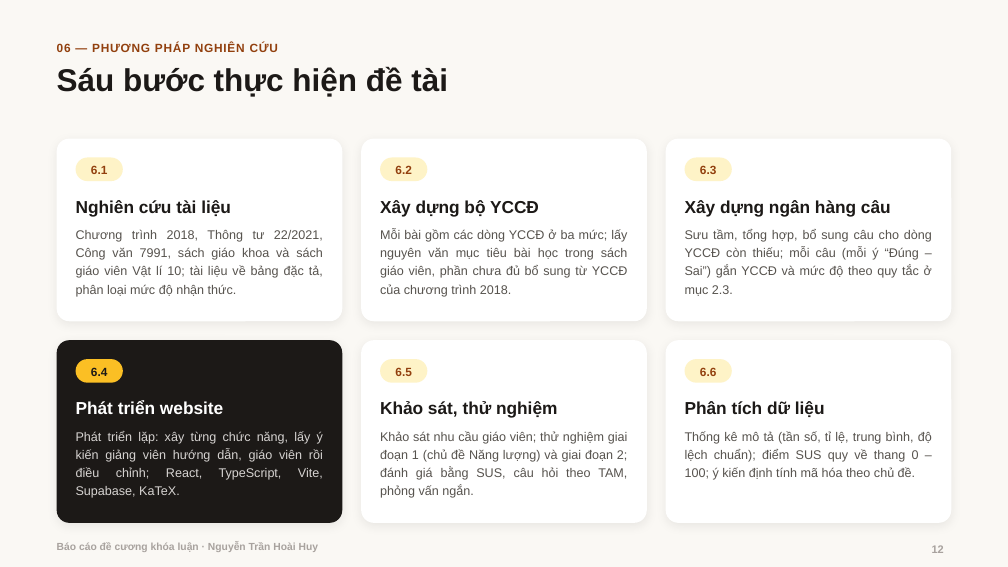
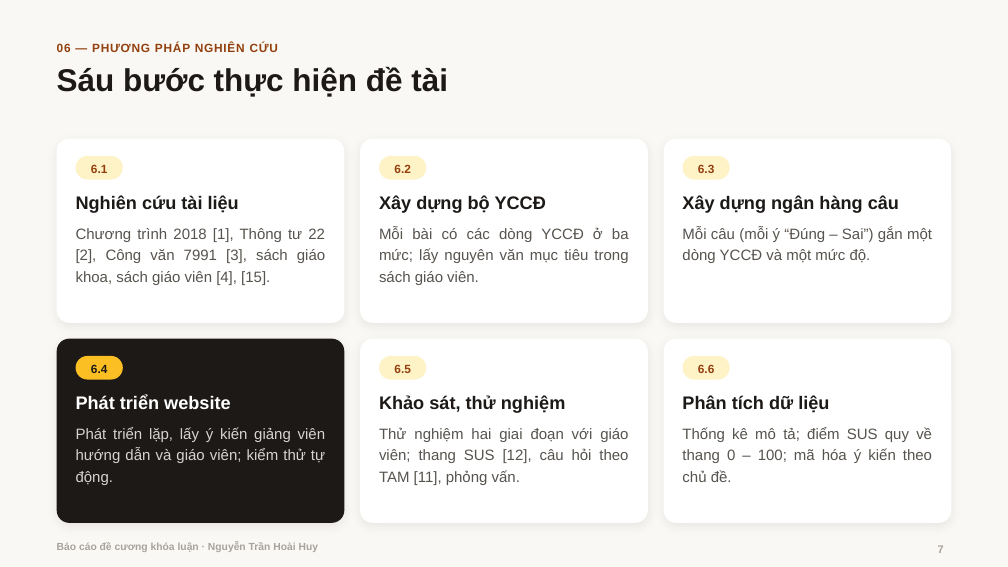
Before and after one commit to hoaihuy2609/kltn, a slide deck: slide 7 of tai-ve/Bao_cao_de_cuong.pptx (slide 12 before the commit). Drawn at 1008x567 pixels with LibreOffice and Linux fonts; fonts in the diff are those of the drawing; background and template pictures are left out. Boxes give left, top, right and bottom in pixels: in the first picture for what was removed or moved away, otherwise in the second. Text is boxed around its words. In the diff, an @@ line names an element or a change of style, - is before the commit and + after.

```diff
--- a/tai-ve/Bao_cao_de_cuong.pptx
+++ b/tai-ve/Bao_cao_de_cuong.pptx
@@ text at bbox=[76, 228, 325, 285]: text changed; size 12 to 14.3 pt @@
-Chương trình 2018, Thông tư 22/2021, Công văn 7991, sách giáo khoa và sách giáo viên Vật lí 10; tài liệu về bảng đặc tả, phân loại mức độ nhận thức.
+Chương trình 2018 [1], Thông tư 22 [2], Công văn 7991 [3], sách giáo khoa, sách giáo viên [4], [15].
@@ text at bbox=[379, 226, 629, 285]: text changed; size 12 to 14.3 pt @@
-Mỗi bài gồm các dòng YCCĐ ở ba mức; lấy nguyên văn mục tiêu bài học trong sách giáo viên, phần chưa đủ bổ sung từ YCCĐ của chương trình 2018.
+Mỗi bài có các dòng YCCĐ ở ba mức; lấy nguyên văn mục tiêu trong sách giáo viên.
@@ text at bbox=[682, 226, 932, 263]: text changed; size 12 to 14.3 pt @@
-Sưu tầm, tổng hợp, bổ sung câu cho dòng YCCĐ còn thiếu; mỗi câu (mỗi ý “Đúng – Sai”) gắn YCCĐ và mức độ theo quy tắc ở mục 2.3.
+Mỗi câu (mỗi ý “Đúng – Sai”) gắn một dòng YCCĐ và một mức độ.
@@ proportions changed in 6 elements at bbox=[360, 138, 648, 323], bbox=[360, 339, 648, 523], bbox=[664, 138, 952, 323], bbox=[664, 339, 952, 523], bbox=[57, 138, 345, 323], bbox=[57, 339, 345, 523] @@
@@ size 16.5 to 17.3 pt in 6 elements at bbox=[379, 195, 546, 213], bbox=[76, 195, 239, 213], bbox=[682, 195, 899, 213], bbox=[379, 395, 565, 413], bbox=[76, 395, 231, 409], bbox=[682, 395, 829, 413] @@
@@ text at bbox=[76, 427, 325, 485]: text changed; size 12 to 14.3 pt @@
-Phát triển lặp: xây từng chức năng, lấy ý kiến giảng viên hướng dẫn, giáo viên rồi điều chỉnh; React, TypeScript, Vite, Supabase, KaTeX.
+Phát triển lặp, lấy ý kiến giảng viên hướng dẫn và giáo viên; kiểm thử tự động.
@@ text at bbox=[379, 427, 628, 485]: text changed; size 12 to 14.3 pt @@
-Khảo sát nhu cầu giáo viên; thử nghiệm giai đoạn 1 (chủ đề Năng lượng) và giai đoạn 2; đánh giá bằng SUS, câu hỏi theo TAM, phỏng vấn ngắn.
+Thử nghiệm hai giai đoạn với giáo viên; thang SUS [12], câu hỏi theo TAM [11], phỏng vấn.
@@ text at bbox=[682, 427, 932, 482]: text changed; size 12 to 14.3 pt @@
-Thống kê mô tả (tần số, tỉ lệ, trung bình, độ lệch chuẩn); điểm SUS quy về thang 0 – 100; ý kiến định tính mã hóa theo chủ đề.
+Thống kê mô tả; điểm SUS quy về thang 0 – 100; mã hóa ý kiến theo chủ đề.
@@ page number at bbox=[938, 545, 944, 553]: text changed @@
-12
+7
```
Also in this commit, not shown: 8 other slides changed, 2 slides added, 10 slides removed, 4 other files.
